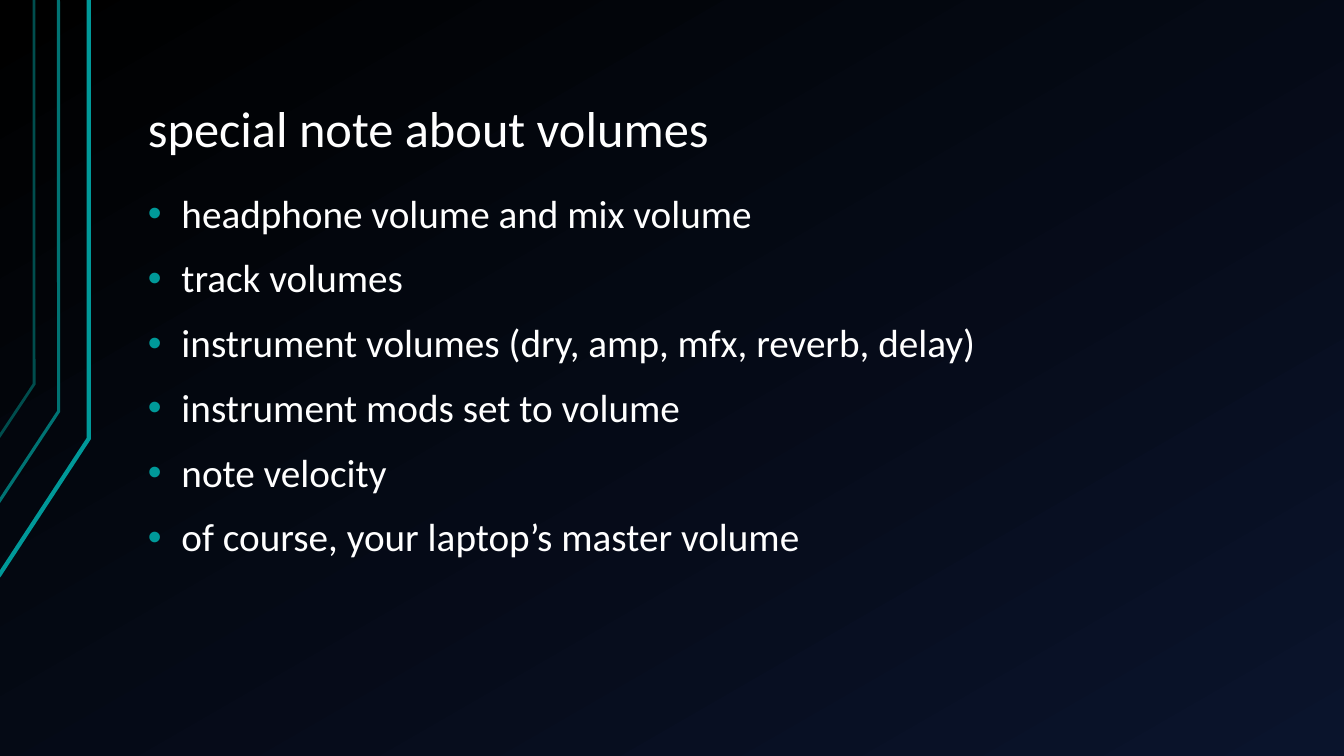
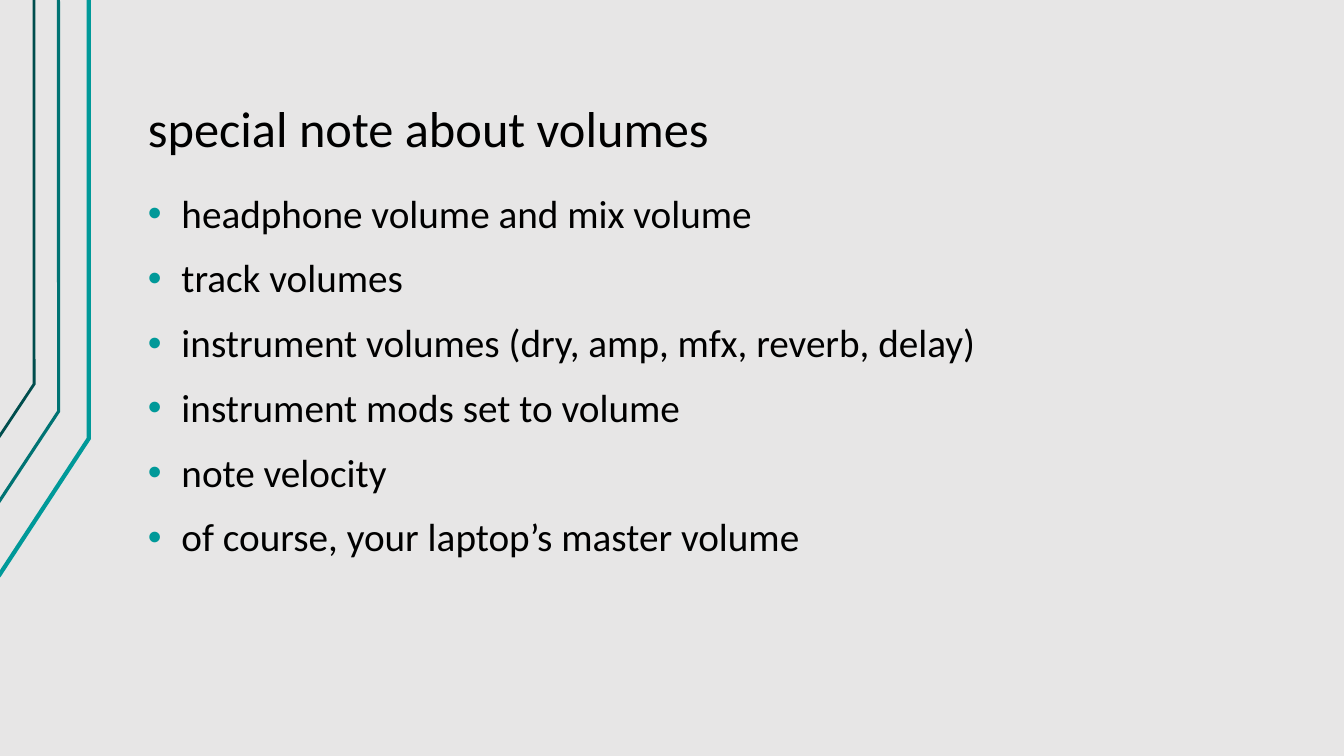
Before and after one commit to jegasus/m8-tracker-workshop, a slide deck: slide 22 of slides_v1.odp (slide 16 before the commit). Drawn at 1344x756 pixels with LibreOffice and Linux fonts; fonts in the diff are those of the drawing. Boxes give left, top, right and bottom in pixels: in the first picture for what was removed or moved away, otherwise in the second. Text is boxed around its words. In the diff, an @@ line names an element or a change of style, - is before the commit and + after.

```diff
--- a/slides_v1.odp
+++ b/slides_v1.odp
@@ background gradient #000000 to #0A142C to #E7E6E6 @@
@@ title "special note about volumes" at [148,112,709,155]: text colour #FFFFFF to #000000 @@
@@ text "headphone volume and mix volume" at [181,200,975,558]: text colour #FFFFFF to #000000 @@
```
Also in this commit, not shown: 29 other slides changed, 6 slides added.
